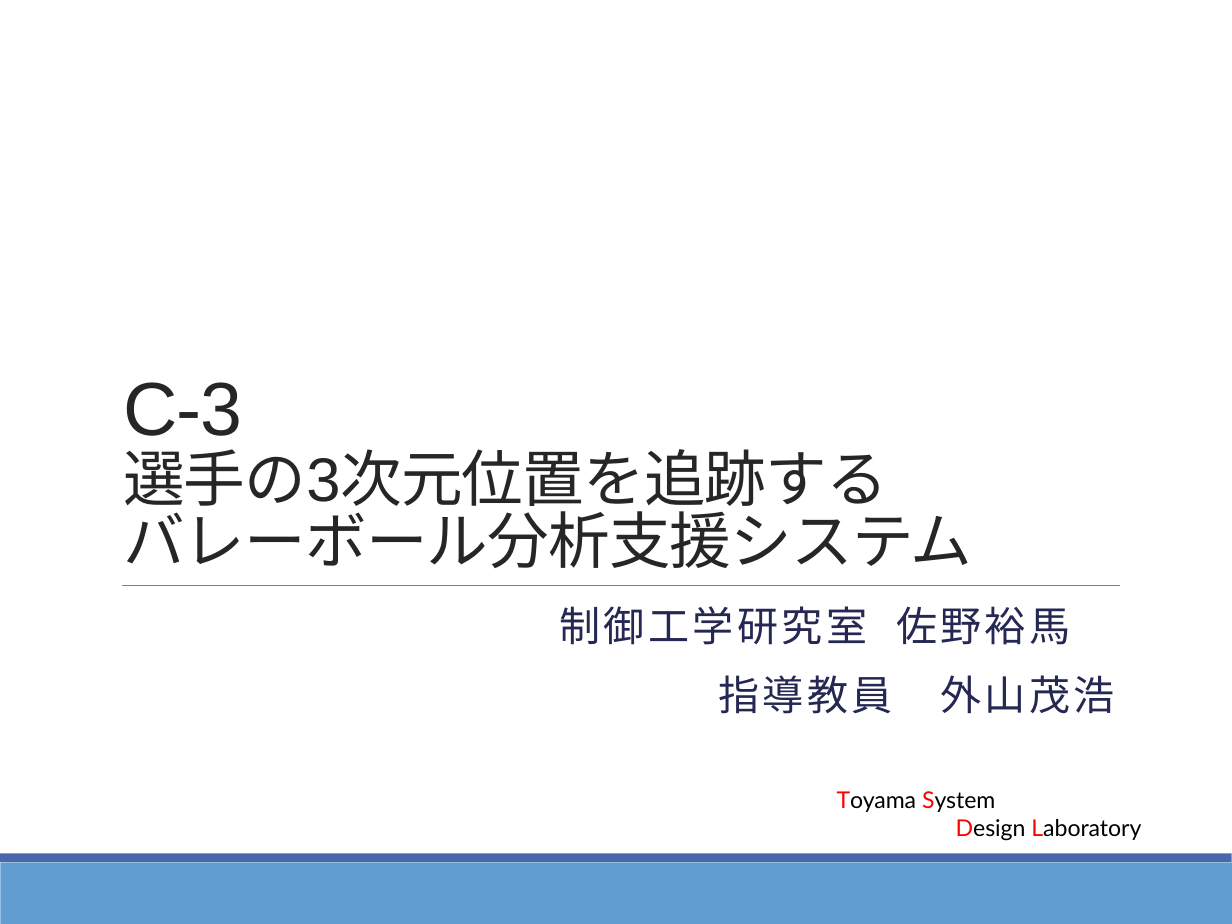
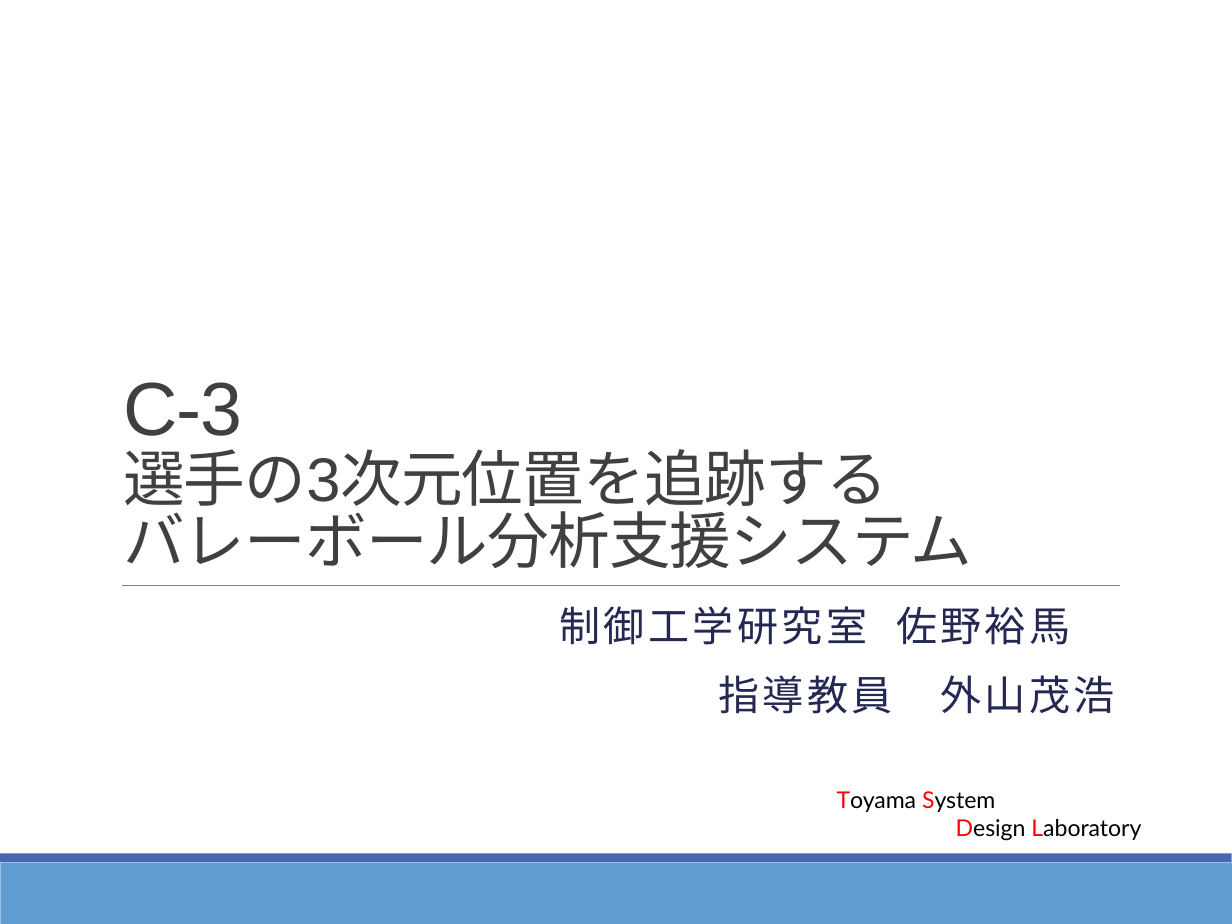
Before and after one commit to thoth000/volleyball-analysis, a slide deck: slide 1 of Report/presen/卒研スライド_佐野01.pptx. Drawn at 1232x924 pixels with LibreOffice and Linux fonts; fonts in the diff are those of the drawing; background and template pictures are left out. Boxes give left, top, right and bottom in pixels: in the first picture for what was removed or moved away, otherwise in the second. Text is boxed around its words. In the diff, an @@ line names an element or a change of style, - is before the commit and + after.

```diff
--- a/Report/presen/卒研スライド_佐野01.pptx
+++ b/Report/presen/卒研スライド_佐野01.pptx
@@ title "C-3 選手の3次元位置を追跡する バレーボール分析支援システム" at box(123, 382, 972, 568): text colour #262626 to #404040 @@
```
Also in this commit, not shown: 17 other slides changed, 1 slide added, 4 other files.
